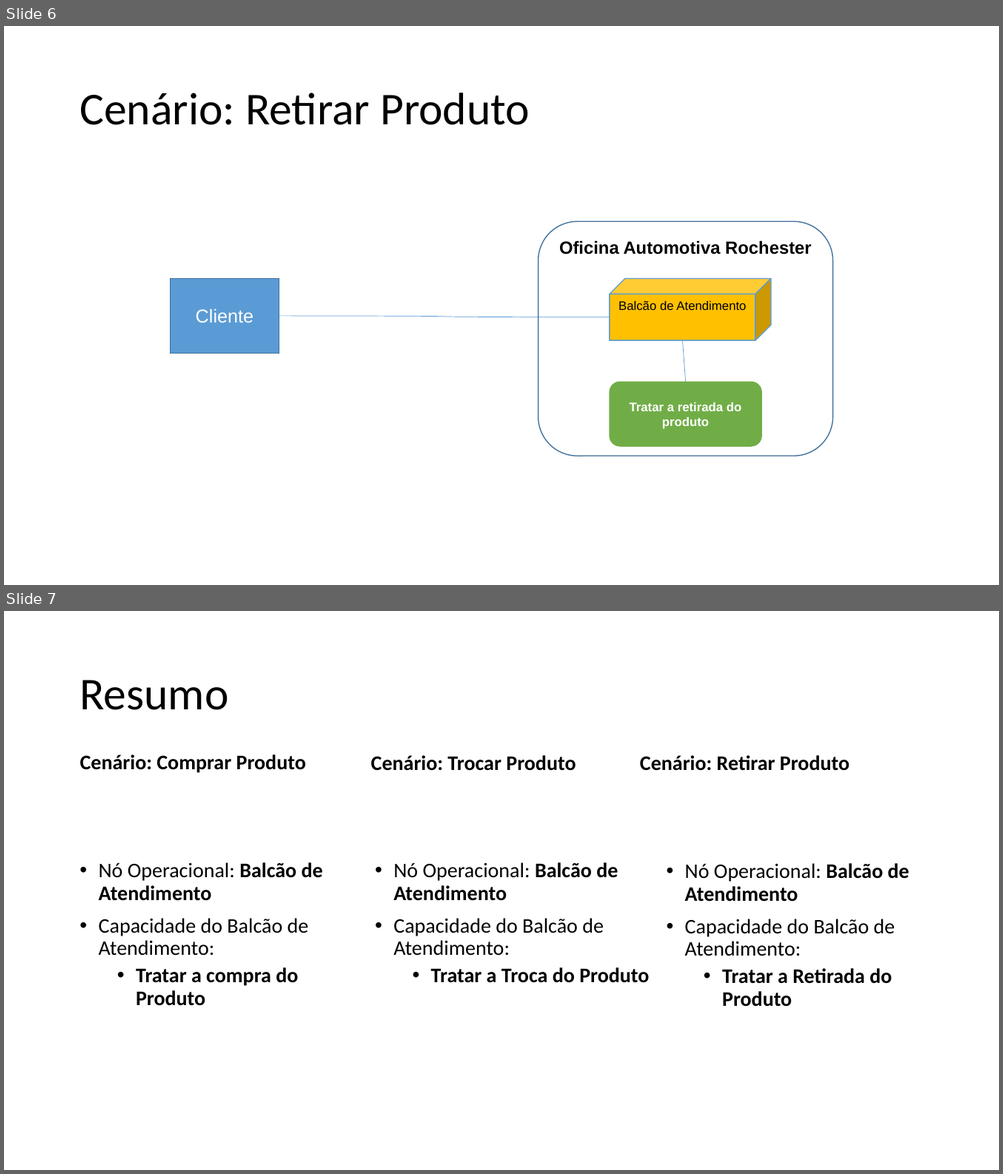
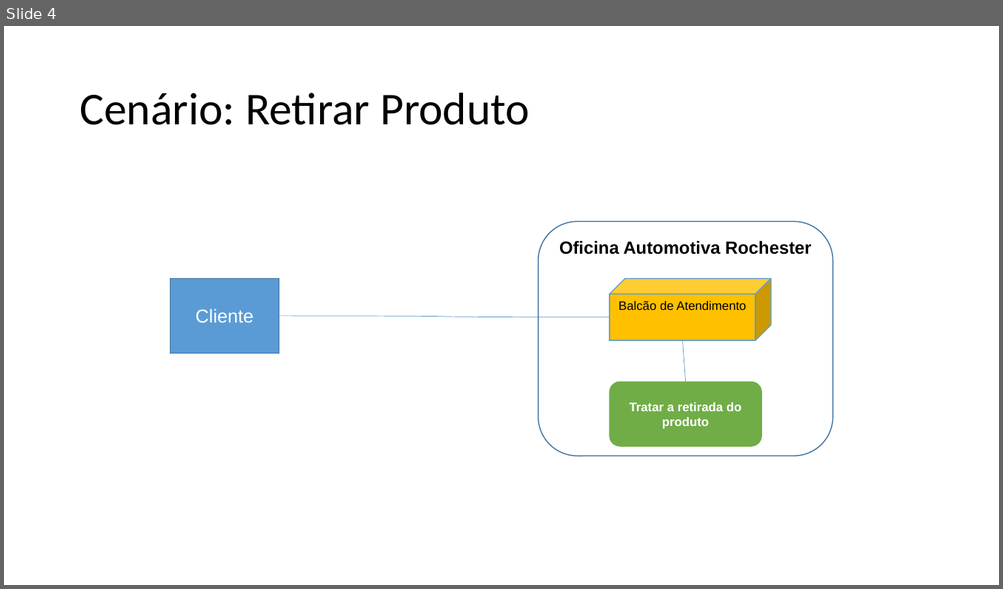
Before and after one commit to Felipe1901648/OPE, a slide deck: 15 - Arquitetura de Negócio para cada Cenário.pptx. Shown one above the other, each under a label of ours: slides 6 and 7 before the commit, slide 4 after it. The pictures are 1003x1174 and 1003x589 pixels, drawn with LibreOffice and Linux fonts; fonts in the diff are those of the drawing. Boxes give left, top, right and bottom in pixels: in the first picture for what was removed or moved away, otherwise in the second. Text is boxed around its words. In the diff, an @@ line names an element or a change of style, - is before the commit and + after.

```diff
--- a/15 - Arquitetura de Negócio para cada Cenário.pptx
+++ b/15 - Arquitetura de Negócio para cada Cenário.pptx
@@ slide 7 removed at (4, 611, 999, 1170), background #FFFFFF @@
@@ title removed at (79, 680, 228, 710) @@
-Resumo
@@ text removed at (80, 755, 306, 773) @@
-Cenário: Comprar Produto
@@ text removed at (371, 755, 575, 771) @@
-Cenário: Trocar Produto
@@ text removed at (640, 755, 849, 771) @@
-Cenário: Retirar Produto
@@ text removed at (99, 863, 323, 1006) @@
-• Nó Operacional: Balcão de Atendimento
-• Capacidade do Balcão de Atendimento:
-  • Tratar a compra do Produto
@@ text removed at (393, 863, 649, 983) @@
-• Nó Operacional: Balcão de Atendimento
-• Capacidade do Balcão de Atendimento:
-  • Tratar a Troca do Produto
@@ text removed at (685, 919, 895, 1007) @@
-• Nó Operacional: Balcão de Atendimento
-• Capacidade do Balcão de Atendimento:
-  • Tratar a Retirada do Produto
@@ what was slide 6 is now slide 4 @@
```
Also in this commit, not shown: 2 other slides removed, 7 other files.
